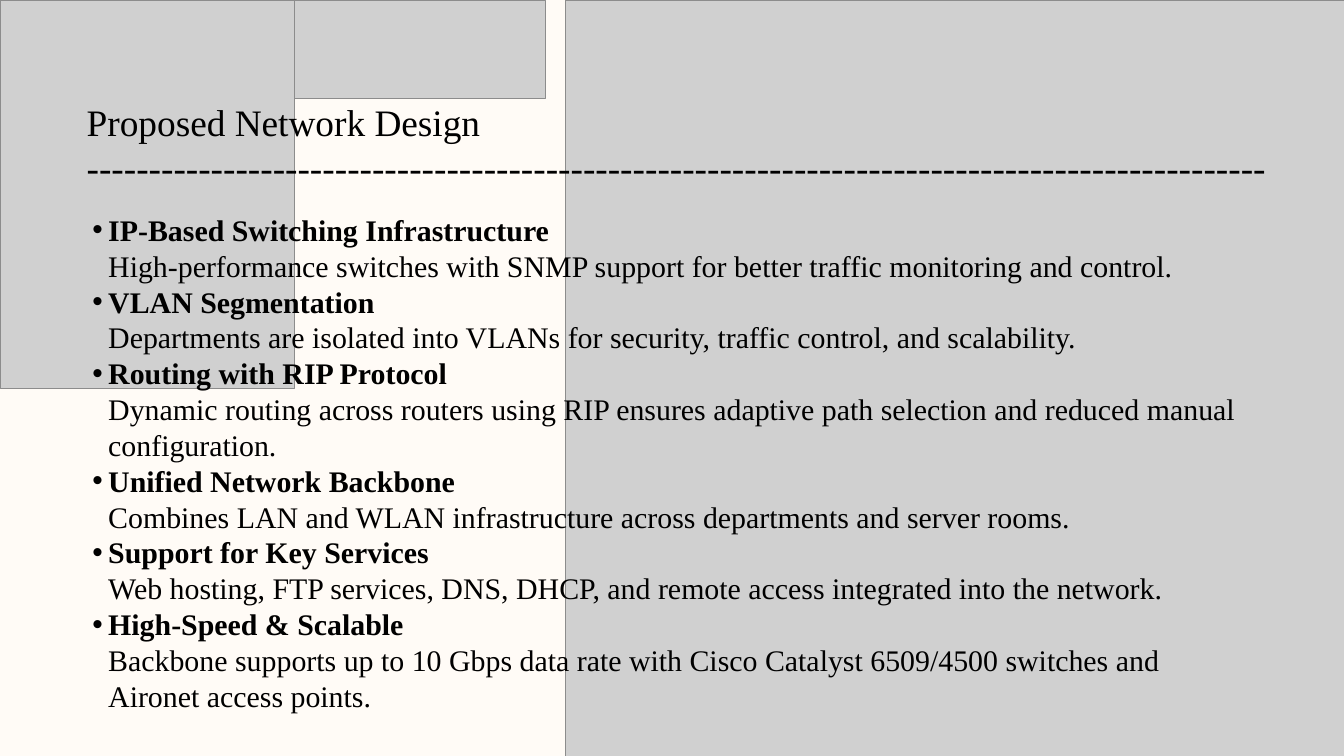
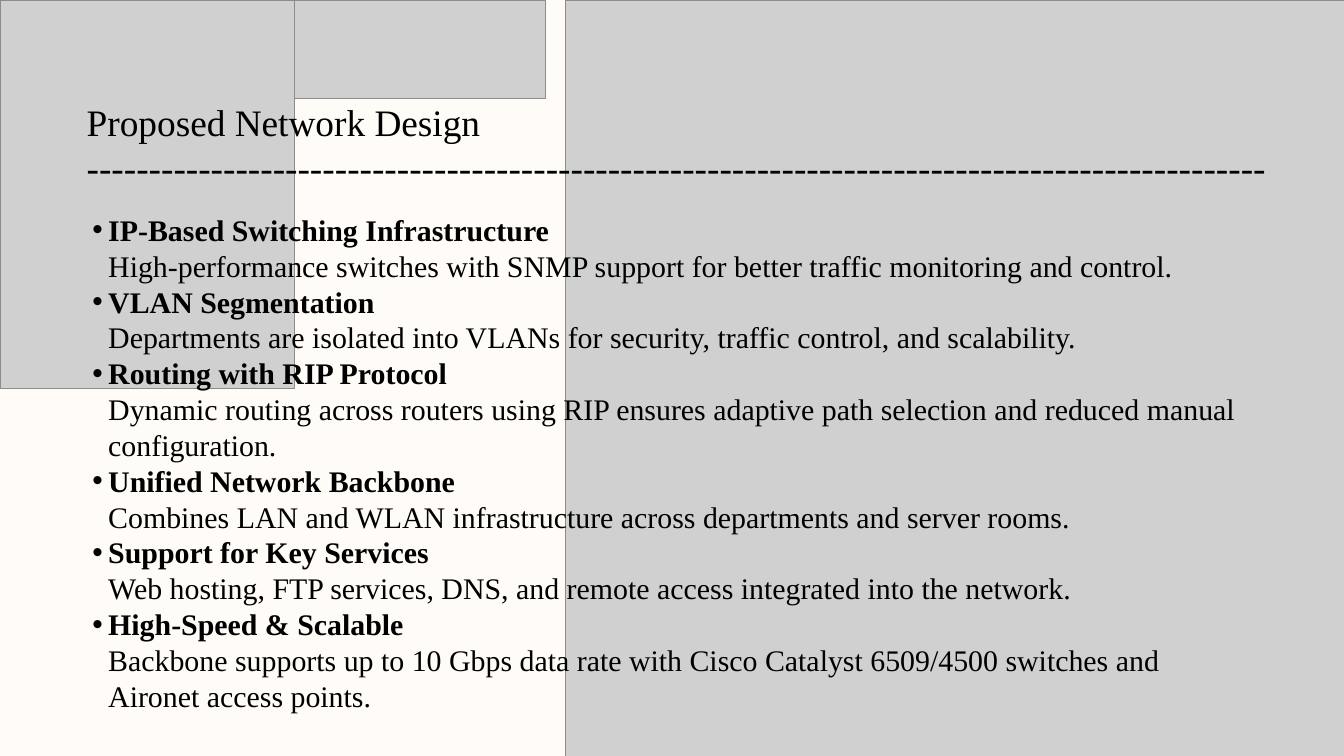
Before and after one commit to Adwaith2203/CN-College-Network, a slide deck: slide 4 of Presentation.pptx. Drawn at 1344x756 pixels with LibreOffice and Linux fonts; fonts in the diff are those of the drawing; grey boxes stand for pictures. Boxes give left, top, right and bottom in pixels: in the first picture for what was removed or moved away, otherwise in the second. Text is boxed around its words. In the diff, an @@ line names an element or a change of style, - is before the commit and + after.

```diff
--- a/Presentation.pptx
+++ b/Presentation.pptx
@@ text at [108, 542, 1070, 605]: text changed @@
-• Support for Key Services
-  Web hosting, FTP services, DNS, DHCP, and remote access integrated into the network.
+• Support for Key Services
+  Web hosting, FTP services, DNS, and remote access integrated into the network.
```
